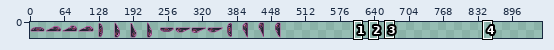
Sprite sheet -- rawAssets/animations/EnemyFlipSlime.png. Above, an overview of the earlier version with the close-up marked.
Close-up. Earlier state:
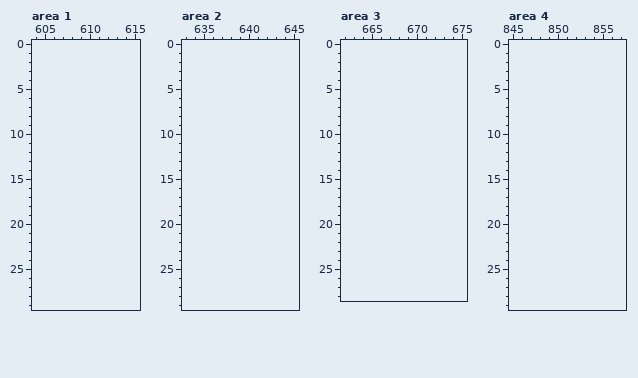
The file is 480x30 pixels. Shown: area 1: x 604..615, y 0..29; area 2: x 633..645, y 0..29; area 3: x 662..675, y 0..28; area 4: x 845..857, y 0..29. The old version is drawn lined up with the new one, on the new canvas. The wide view leaves out empty margins. The commit also changed other parts of the picture, which this record leaves out.
New version:
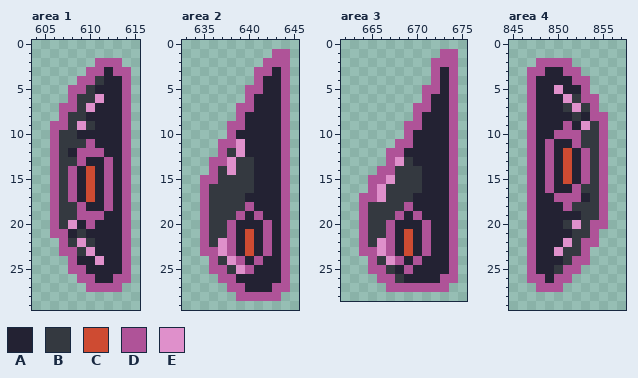
Palette (. is transparent): A #232233  B #343940  C #ce4b32  D #af5398  E #df90cb
What changed:
canvas 480x30 -> 960x30, the old top-left corner now at -1,0 (the part of the old canvas that was cut away was empty and is not shown)
--- area 1
@@ x 604..615 @@
  1 ............
- 2 ............
- 3 ............
- 4 ............
- 5 ............
- 6 ............
- 7 ............
- 8 ............
- 9 ............
-10 ............
-11 ............
-12 ............
-13 ............
-14 ............
-15 ............
-16 ............
-17 ............
-18 ............
-19 ............
-20 ............
-21 ............
-22 ............
-23 ............
-24 ............
-25 ............
-26 ............
-27 ............
+ 2 .......DDD..
+ 3 ......DDADD.
+ 4 .....DDBAAD.
+ 5 ....DDBAAAD.
+ 6 ....DBBEAAD.
+ 7 ...DDBEAAAD.
+ 8 ...DBBAAAAD.
+ 9 ..DDBEBAAAD.
+10 ..DBBAAAAAD.
+11 ..DBBBDAAAD.
+12 ..DBADDDAAD.
+13 ..DBBDAADAD.
+14 ..DBDACADAD.
+15 ..DBDACADAD.
+16 ..DBDACADAD.
+17 ..DBDACADAD.
+18 ..DBBDAADAD.
+19 ..DBBDDDAAD.
+20 ..DBEADAAAD.
+21 ..DDABAAAAD.
+22 ...DBEBAAAD.
+23 ...DDBEAAAD.
+24 ....DAAEAAD.
+25 ....DDAAAAD.
+26 .....DDAADD.
+27 ......DDDD..
 28 ............
--- area 2
@@ x 633..645 @@
  0 .............
- 1 .............
- 2 .............
- 3 .............
- 4 .............
- 5 .............
- 6 .............
- 7 .............
- 8 .............
- 9 .............
-10 .............
-11 .............
-12 .............
-13 .............
-14 .............
-15 .............
-16 .............
-17 .............
-18 .............
-19 .............
-20 .............
-21 .............
-22 .............
-23 .............
-24 .............
-25 .............
-26 .............
-27 .............
-28 .............
+ 1 ..........DD.
+ 2 .........DDD.
+ 3 ........DDAD.
+ 4 ........DAAD.
+ 5 .......DDAAD.
+ 6 .......DAAAD.
+ 7 ......DDAAAD.
+ 8 ......DAAAAD.
+ 9 .....DDAAAAD.
+10 .....DAAAAAD.
+11 ....DDEAAAAD.
+12 ....DBEAAAAD.
+13 ...DDEBBAAAD.
+14 ...DBEBBAAAD.
+15 ..DDBBBBAAAD.
+16 ..DBBBBBAAAD.
+17 ..DBBBBAAAAD.
+18 ..DBBBBDAAAD.
+19 ..DBBBDADAAD.
+20 ..DBBDAAADAD.
+21 ..DBBDACADAD.
+22 ..DBEDACADAD.
+23 ..DDEDACADAD.
+24 ...DBEDADAAD.
+25 ...DDBEDAAAD.
+26 ....DDAAAAAD.
+27 .....DDAAADD.
+28 ......DDDDD..
 29 .............
--- area 3
@@ x 662..675 @@
  0 ..............
- 1 ..............
- 2 ..............
- 3 ..............
- 4 ..............
- 5 ..............
- 6 ..............
- 7 ..............
- 8 ..............
- 9 ..............
-10 ..............
-11 ..............
-12 ..............
-13 ..............
-14 ..............
-15 ..............
-16 ..............
-17 ..............
-18 ..............
-19 ..............
-20 ..............
-21 ..............
-22 ..............
-23 ..............
-24 ..............
-25 ..............
-26 ..............
-27 ..............
+ 1 ...........DD.
+ 2 ..........DDD.
+ 3 ..........DAD.
+ 4 ..........DAD.
+ 5 .........DDAD.
+ 6 .........DAAD.
+ 7 ........DDAAD.
+ 8 ........DAAAD.
+ 9 .......DDAAAD.
+10 .......DAAAAD.
+11 ......DDAAAAD.
+12 .....DDAAAAAD.
+13 .....DEBAAAAD.
+14 ....DDBBBAAAD.
+15 ...DDEBBBAAAD.
+16 ...DEBBBBAAAD.
+17 ..DDEBBBAAAAD.
+18 ..DBBBBDAAAAD.
+19 ..DBBBDADAAAD.
+20 ..DBBDAAADAAD.
+21 ..DBBDACADAAD.
+22 ..DBEDACADAAD.
+23 ..DDEDACADAAD.
+24 ...DBEDADAAAD.
+25 ...DDBADAAAAD.
+26 ....DDBAAAADD.
+27 .....DDDDDDD..
 28 ..............
--- area 4
@@ x 845..857 @@
  1 .............
- 2 .............
- 3 .............
- 4 .............
- 5 .............
- 6 .............
- 7 .............
- 8 .............
- 9 .............
-10 .............
-11 .............
-12 .............
-13 .............
-14 .............
-15 .............
-16 .............
-17 .............
-18 .............
-19 .............
-20 .............
-21 .............
-22 .............
-23 .............
-24 .............
-25 .............
-26 .............
-27 .............
+ 2 ...DDDD......
+ 3 ..DDAADD.....
+ 4 ..DAAAADD....
+ 5 ..DAAEAAD....
+ 6 ..DAAAEBDD...
+ 7 ..DAAABEBD...
+ 8 ..DAAAABADD..
+ 9 ..DAAADAEBD..
+10 ..DAADDDBBD..
+11 ..DADAADBBD..
+12 ..DADACADBD..
+13 ..DADACADBD..
+14 ..DADACADBD..
+15 ..DADACADBD..
+16 ..DADAADBBD..
+17 ..DAADDDABD..
+18 ..DAAADBBBD..
+19 ..DAAAAABBD..
+20 ..DAAABEBDD..
+21 ..DAAAABBD...
+22 ..DAAAEBDD...
+23 ..DAAEBBD....
+24 ..DAAABDD....
+25 ..DAABDD.....
+26 ..DDADD......
+27 ...DDD.......
 28 .............
Pixel boxes of the changes (left, top, right, bottom) in both close-ups:
added: (50, 58, 131, 292)
added: (200, 49, 290, 301)
added: (359, 49, 458, 292)
added: (527, 58, 608, 292)
